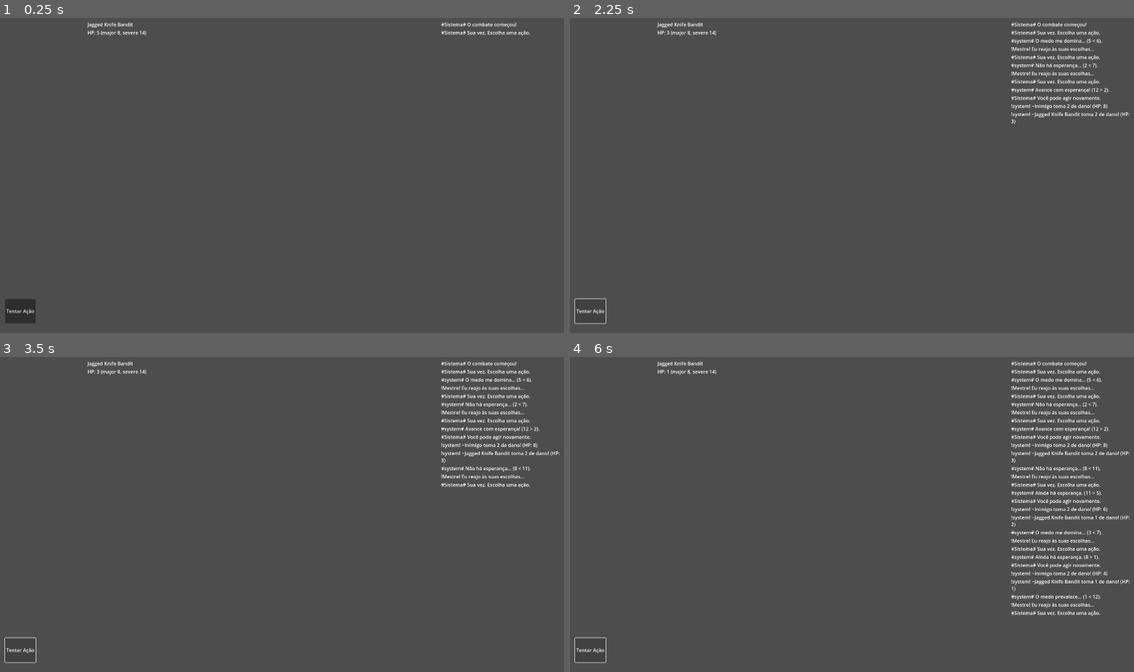
Above: before the commit, frames 1-4 (two rows, left to right).
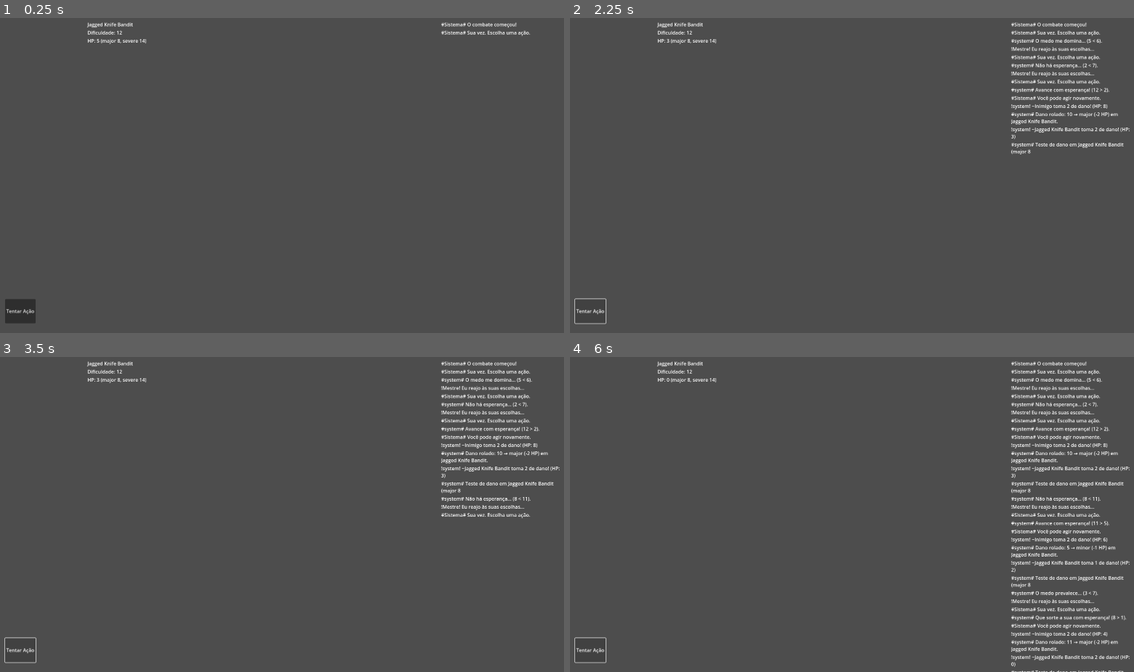
Above: after the commit, the same moments.

Repository: lucsantunes/daggerheart
Game: Godot game, scene res://scenes/CombatScene.tscn
Two runs of this game, one before a commit and one after it. Both use one fixed random seed, a clock stepped at 60 frames per second and the inputs below. The project has no main scene, so this scene is started directly.
Inputs:
- Up to frame 1 (0.25 s): no input
- Up to frame 2 (2.25 s): click "Tentar Ação" at 0.5 s; click "Tentar Ação" at 1.25 s; click "Tentar Ação" at 2 s
- Up to frame 3 (3.5 s): tap Enter at 2.75 s; tap L at 2.85 s
- Up to frame 4 (6 s): tap Space at 3.5, 5 s; tap L every 0.75 s from 3.6 to 5.85 s; tap Enter at 4.25, 5.75 s

The runs differ from the first frame. In frame 1, 0.1% of the frame differs, in the area x 15-26%, y 3-9%; in frame 2, 0.7%; in frame 3, 1.2%; in frame 4, 4.5%, in the area x 15-100%, y 3-100%.

Commit message:
Enhance combat mechanics by updating damage roll logic to use 2d8 and adding detailed narration for damage categorization and roll context. Introduce difficulty display in monster character UI for improved player feedback.

Diff:
--- a/data/database_voices.csv
+++ b/data/database_voices.csv
@@ -9,3 +9,5 @@
 system,all,roll tie,generic,narration,É isso aí! ({hope} = {fear}).
 system,all,roll tie,generic,narration,CRÍTICO NELES!!! ({hope} = {fear})
 system,all,damage dealt,generic,effect,~{target} toma {amount} de dano! (HP: {hp})
+system,all,damage roll,generic,narration,Teste de dano em {target} (major {major}, severe {severe}).
+system,all,damage categorized,generic,narration,Dano rolado: {rolled} → {category} (-{hp_loss} HP) em {target}.
--- a/scripts/combat_scene.gd
+++ b/scripts/combat_scene.gd
@@ -80,7 +80,15 @@
 	# On success, resolve attack against current target
 	if result_type == "hope" or result_type == "crit":
 		if current_target != null:
-			combat_manager.resolve_attack(self, current_target, "1d8")
+			combat_manager.resolve_attack(self, current_target, "2d8")
+			# Narrate the raw damage roll context for clarity
+			var mj: int = int(current_target.data.threshold_major)
+			var sv: int = int(current_target.data.threshold_severe)
+			narrator.narrate_custom("system", "all", "damage roll", "generic", {
+				"target": current_target.data.name,
+				"major": mj,
+				"severe": sv
+			})
 		else:
 			print("[CombatScene] No target to attack.")
 
@@ -96,3 +104,9 @@
 
 func _on_damage_categorized(target_name: String, rolled_damage: int, category: String, hp_loss: int) -> void:
 	print("[CombatScene] Damage category → target: %s, rolled: %d, category: %s, hp_loss: %d" % [target_name, rolled_damage, category, hp_loss])
+	narrator.narrate_custom("system", "all", "damage categorized", "generic", {
+		"target": target_name,
+		"rolled": rolled_damage,
+		"category": category,
+		"hp_loss": hp_loss
+	})
--- a/scripts/monster_character.gd
+++ b/scripts/monster_character.gd
@@ -8,6 +8,7 @@
 var current_stress: int = 0
 
 @onready var name_label := Label.new()
+@onready var diff_label := Label.new()
 @onready var hp_label := Label.new()
 @onready var database_monsters: Node = get_node("/root/DatabaseMonsters")
 
@@ -27,6 +28,9 @@
 	name_label.text = data.name
 	name_label.autowrap_mode = TextServer.AUTOWRAP_WORD_SMART
 	add_child(name_label)
+
+	diff_label.text = "Dificuldade: %d" % int(data.difficulty)
+	add_child(diff_label)
 
 	add_child(hp_label)
 	_refresh_hp_text()
